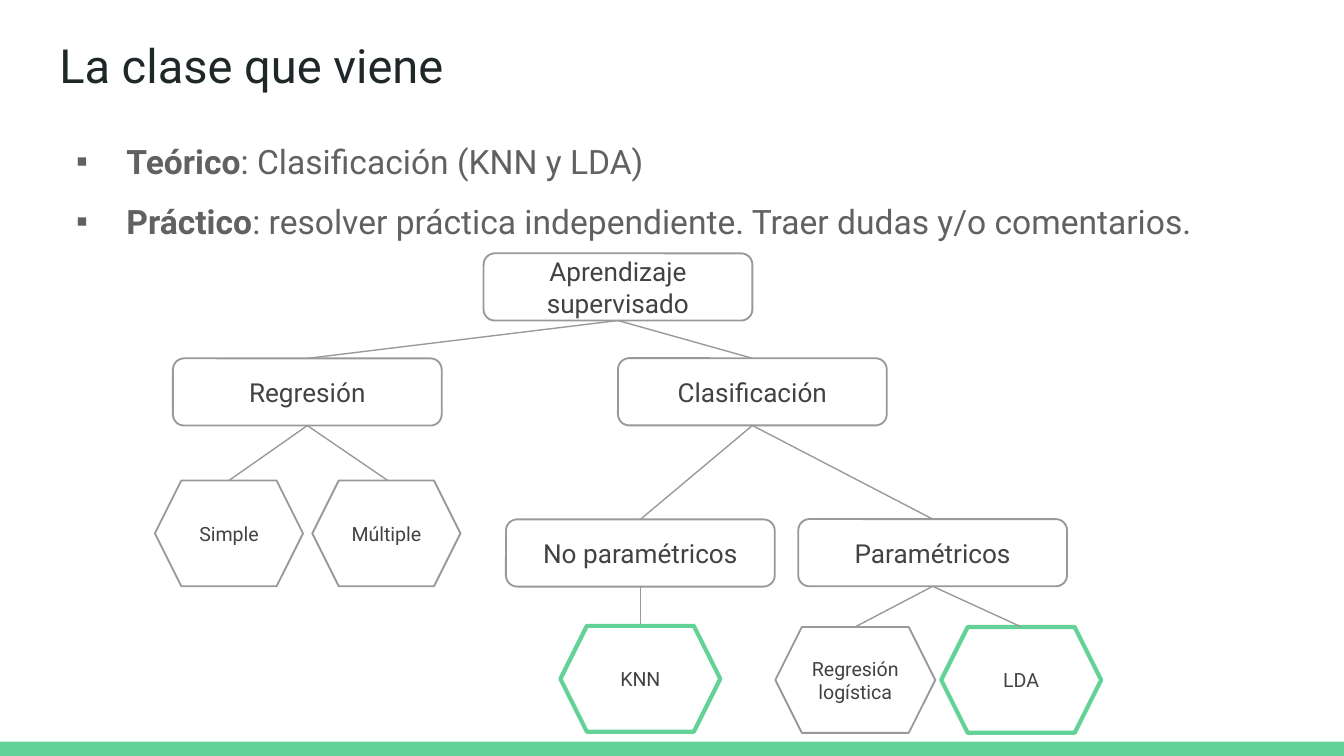
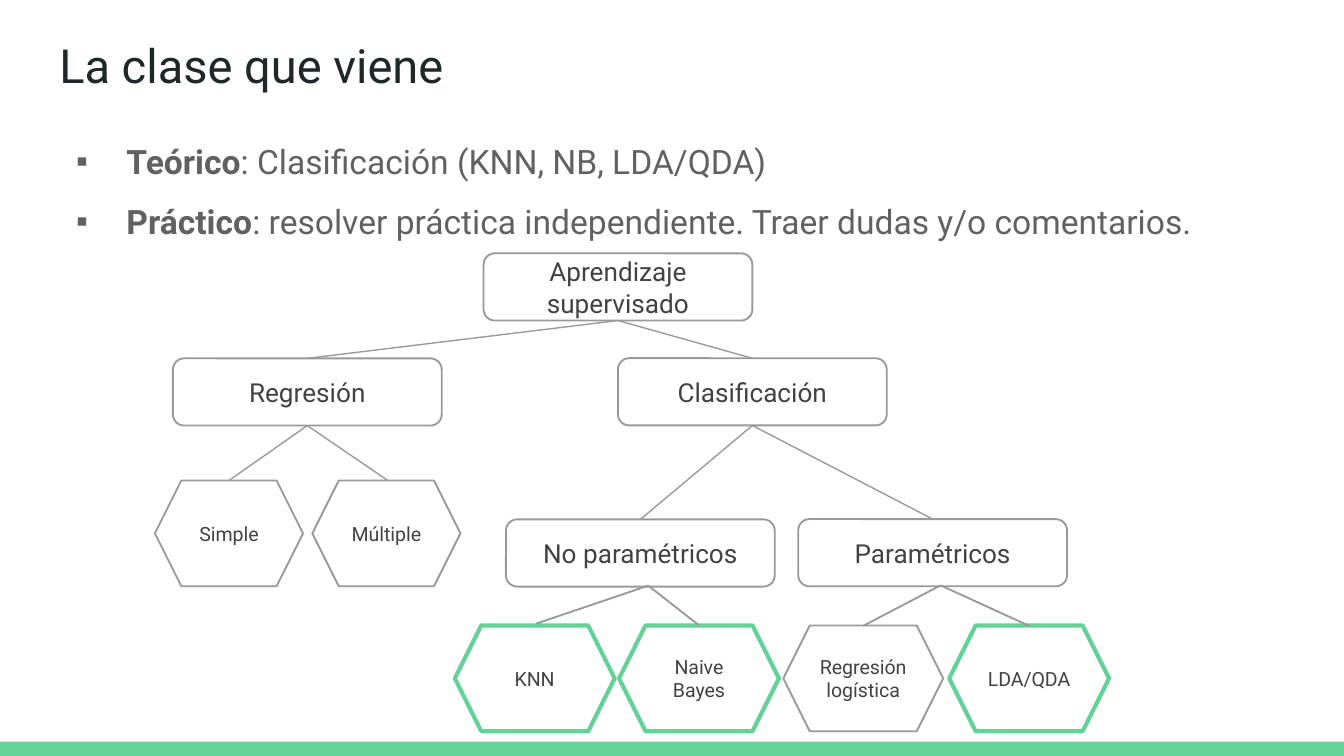
Before and after one commit to DCSCyHD/2023_modulo_3, a slide deck: slide 20 of clase4/teorica_4.pptx. Drawn at 1344x756 pixels with LibreOffice and Linux fonts; fonts in the diff are those of the drawing. Boxes give left, top, right and bottom in pixels: in the first picture for what was removed or moved away, otherwise in the second. Text is boxed around its words. In the diff, an @@ line names an element or a change of style, - is before the commit and + after.

```diff
--- a/clase4/teorica_4.pptx
+++ b/clase4/teorica_4.pptx
@@ text at [126,147,766,182]: text changed @@
-▪ Teórico: Clasificación (KNN y LDA)
+▪ Teórico: Clasificación (KNN, NB, LDA/QDA)
@@ line added from (648, 586) to (536, 624), #999999 1 pt @@
@@ line moved from (641, 586) - (641, 624) to (648, 586) - (699, 625) @@
@@ line (648, 586) - (699, 625): stroke #999999 0.75 pt to #999999 1 pt @@
@@ line moved from (933, 586) - (855, 626) to (941, 586) - (863, 626) @@
@@ line (941, 586) - (863, 626): stroke #999999 0.75 pt to #999999 1 pt @@
@@ line moved from (933, 586) - (1021, 626) to (941, 586) - (1030, 626) @@
@@ line (941, 586) - (1030, 626): stroke #999999 0.75 pt to #999999 1 pt @@
@@ hexagon "KNN": place and size @@
-hexagon "KNN" at [560,626,720,732]
+hexagon "KNN" at [454,625,614,731]
@@ hexagon added at [620,625,780,731], outline #63D297 2.25 pt, 10.5 pt, text #424242 @@
+Naive Bayes
@@ hexagon "Regresión logística": place and size @@
-hexagon "Regresión logística" at [775,628,935,734]
+hexagon "Regresión logística" at [784,625,943,731]
@@ hexagon "LDA/QDA": place and size @@
-hexagon "LDA/QDA" at [941,628,1101,734]
+hexagon "LDA/QDA" at [949,625,1109,731]
@@ text in hexagon at [988,672,1071,688]: text changed @@
-LDA
+LDA/QDA
```
Also in this commit, not shown: 1 other slide changed.
